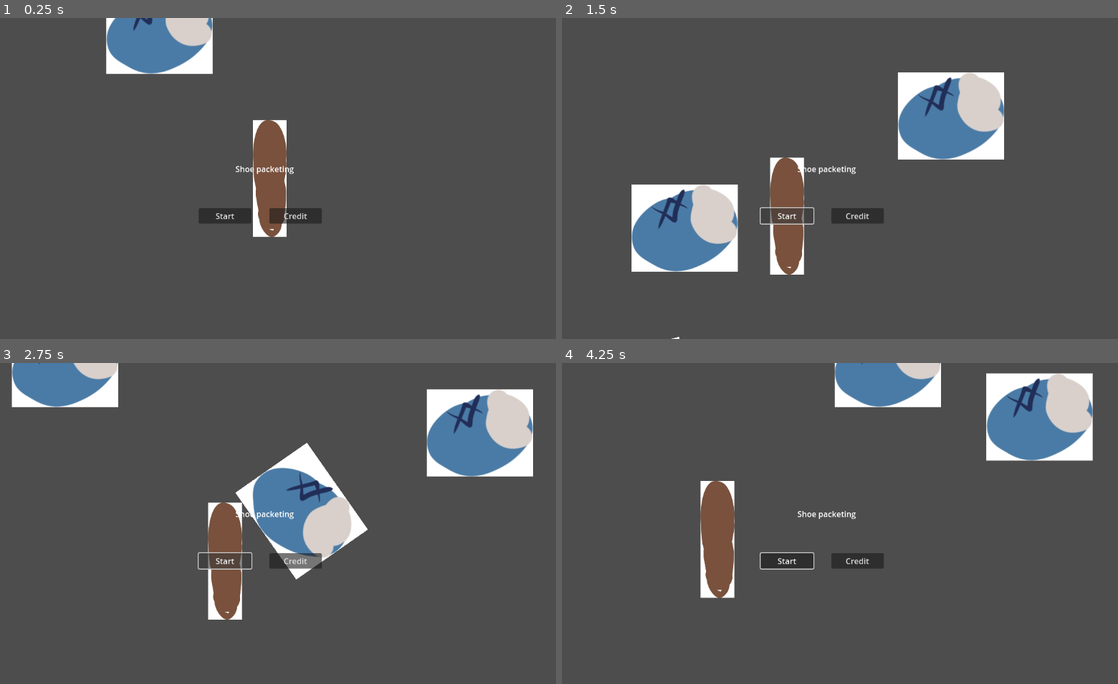
Above: before the commit, frames 1-4 (two rows, left to right).
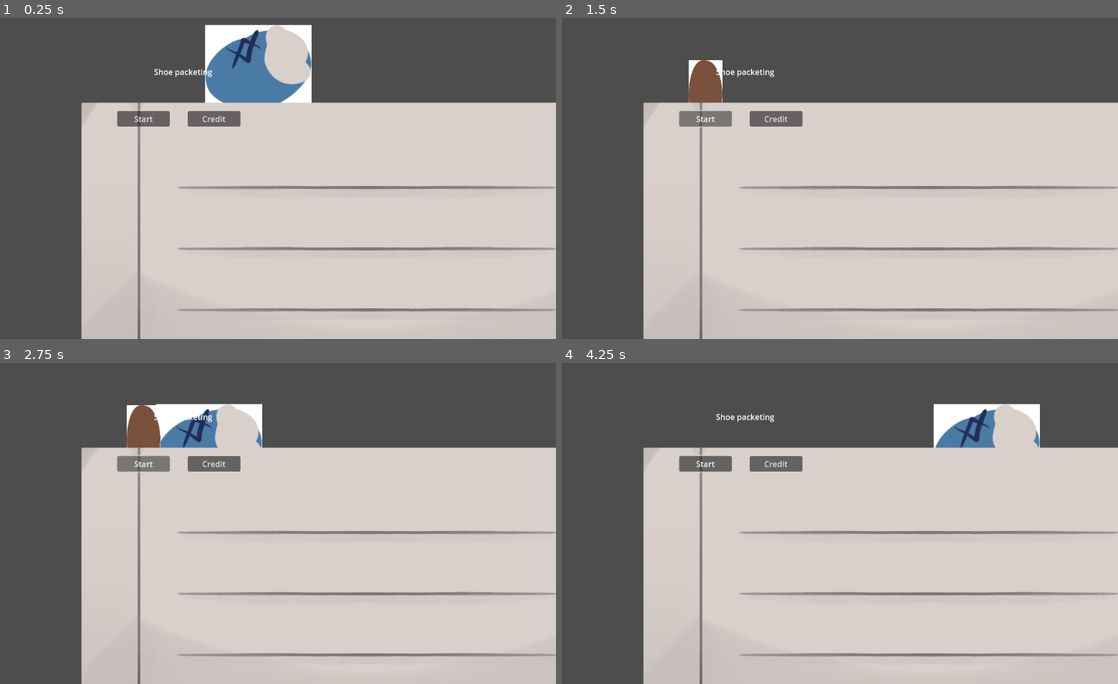
Above: after the commit, the same moments.

Repository: lophtix/winter-game-jam-2024
Game: Godot game, scene res://Scenes/Engine.tscn
Same seed, same stepped clock (60 frames per second), same inputs: the game is played once before the commit and once after it.
Inputs (mouse positions are in pixels of both pictures, inside the frame that each line leads up to):
- Up to frame 1 (0.25 s): no input
- Up to frame 2 (1.5 s): click "Start" at 0.5 s; click "Start" at 1.25 s
- Up to frame 3 (2.75 s): click "Start" at 2 s
- Up to frame 4 (4.25 s): move the mouse to (956, 507) at 2.77 s; move the mouse to (717, 539) at 3.52 s

The runs differ from the first frame. In frame 1, 71% of the frame differs, in the area x 14-100%, y 0-100%; in frame 2, 64%; in frame 3, 71%; in frame 4, 71%.

Commit message:
Changes

Diff:
--- a/godot/Scenes/Engine.tscn
+++ b/godot/Scenes/Engine.tscn
@@ -1,7 +1,15 @@
-[gd_scene load_steps=2 format=3 uid="uid://bcs8tj12l00t3"]
+[gd_scene load_steps=3 format=3 uid="uid://qbir6oickgah"]
 
 [ext_resource type="PackedScene" uid="uid://gjlppxpv6bxt" path="res://Scenes/Game.tscn" id="1_fl6fb"]
+[ext_resource type="PackedScene" path="res://Scenes/Menu.tscn" id="2_4rem4"]
 
 [node name="Engine" type="Node2D"]
 
 [node name="Game" parent="." instance=ExtResource("1_fl6fb")]
+position = Vector2(199.023, 169.848)
+
+[node name="Menu" parent="." instance=ExtResource("2_4rem4")]
+offset_left = 199.023
+offset_top = 169.848
+offset_right = 239.023
+offset_bottom = 209.848
--- a/godot/Scenes/Game.tscn
+++ b/godot/Scenes/Game.tscn
@@ -2,18 +2,19 @@
 
 [ext_resource type="Script" path="res://Scripts/Game.gd" id="1_jw4l1"]
 [ext_resource type="PackedScene" uid="uid://diox8phfgjeou" path="res://Scenes/Bat.tscn" id="2_iuflg"]
-[ext_resource type="PackedScene" uid="uid://dski00ajvpwpw" path="res://Scenes/Menu.tscn" id="3_xl08a"]
+[ext_resource type="Texture2D" uid="uid://dg44k1ajjw6i4" path="res://assets/background.png" id="3_1vuno"]
 
-[node name="Engine" type="Node2D"]
-
-[node name="Game" type="Node2D" parent="." node_paths=PackedStringArray("container")]
+[node name="Game" type="Node2D" node_paths=PackedStringArray("container")]
 script = ExtResource("1_jw4l1")
 container = NodePath("ShoeContainer")
 spawnTimeLow = 0.3
 spawnTimeHigh = 1.2
 
-[node name="ShoeContainer" type="Node2D" parent="Game"]
+[node name="ShoeContainer" type="Node2D" parent="."]
 
-[node name="Bat" parent="Game" instance=ExtResource("2_iuflg")]
+[node name="Bat" parent="." instance=ExtResource("2_iuflg")]
 
-[node name="Menu" parent="." instance=ExtResource("3_xl08a")]
+[node name="Background" type="Sprite2D" parent="."]
+position = Vector2(576, 328)
+scale = Vector2(0.602083, 0.605556)
+texture = ExtResource("3_1vuno")
Binary file added: godot/assets/background.png
Not shown, added: godot/assets/background.png.import
